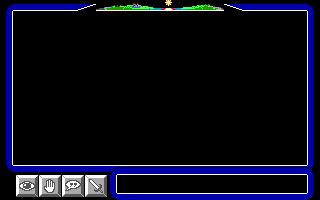
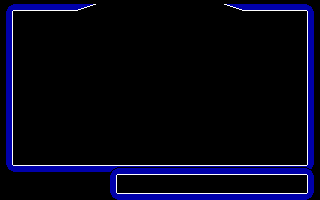
Revision of a layered 320 × 200 image; what changed, layer by layer:
hid "Clock", moved it above "ClockMask", painted on it over 96, 0, 224, 11
added layer "ClockMask" above "LightMask" over 96, 4, 224, 11
hid "Buttons", moved it above "Window2" over 16, 175, 107, 197
